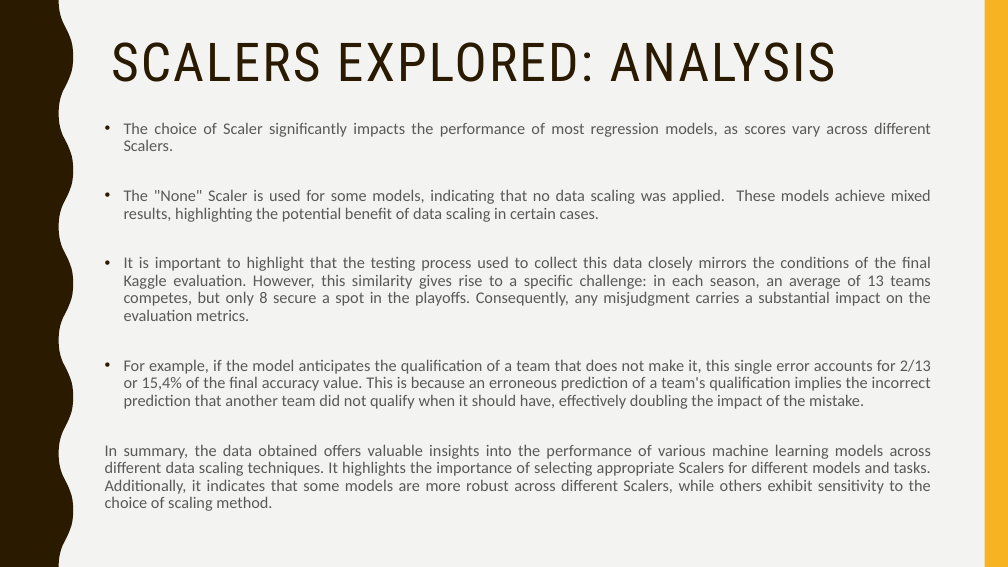
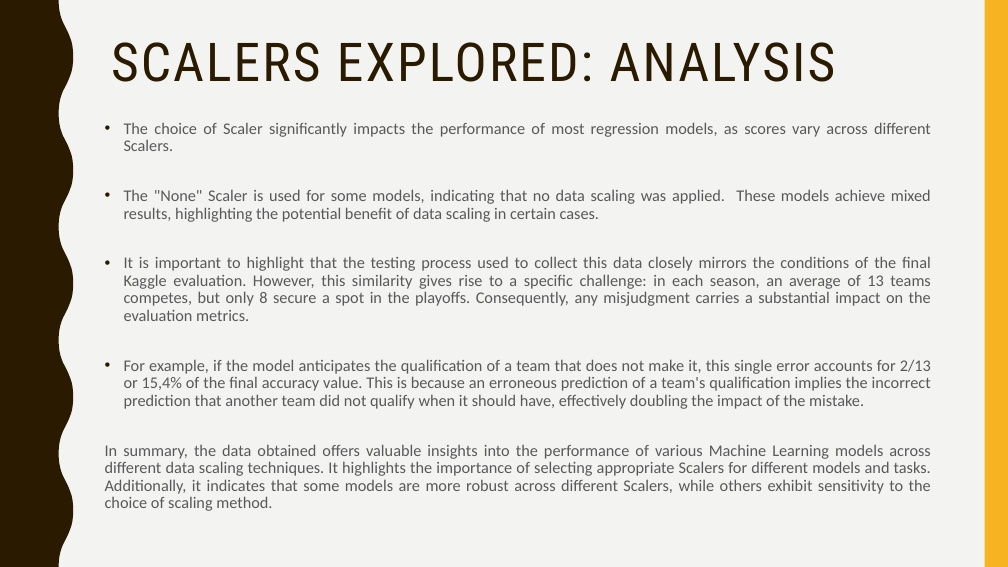
Before and after one commit to afs202005277/AC, a slide deck: slide 20 of ppt projeto.pptx. Drawn at 1008x567 pixels with LibreOffice and Linux fonts; fonts in the diff are those of the drawing. Boxes give left, top, right and bottom in pixels: in the first picture for what was removed or moved away, otherwise in the second. Text is boxed around its words. In the diff, an @@ line names an element or a change of style, - is before the commit and + after.

```diff
--- a/ppt projeto.pptx
+++ b/ppt projeto.pptx
@@ text at bbox=[105, 444, 931, 511]: text changed @@
-In summary, the data obtained offers valuable insights into the performance of various machine learning models across different data scaling techniques. It highlights the importance of selecting appropriate Scalers for different models and tasks. Additionally, it indicates that some models are more robust across different Scalers, while others exhibit sensitivity to the choice of scaling method.
+In summary, the data obtained offers valuable insights into the performance of various Machine Learning models across different data scaling techniques. It highlights the importance of selecting appropriate Scalers for different models and tasks. Additionally, it indicates that some models are more robust across different Scalers, while others exhibit sensitivity to the choice of scaling method.
```
Also in this commit, not shown: 21 other slides changed.
